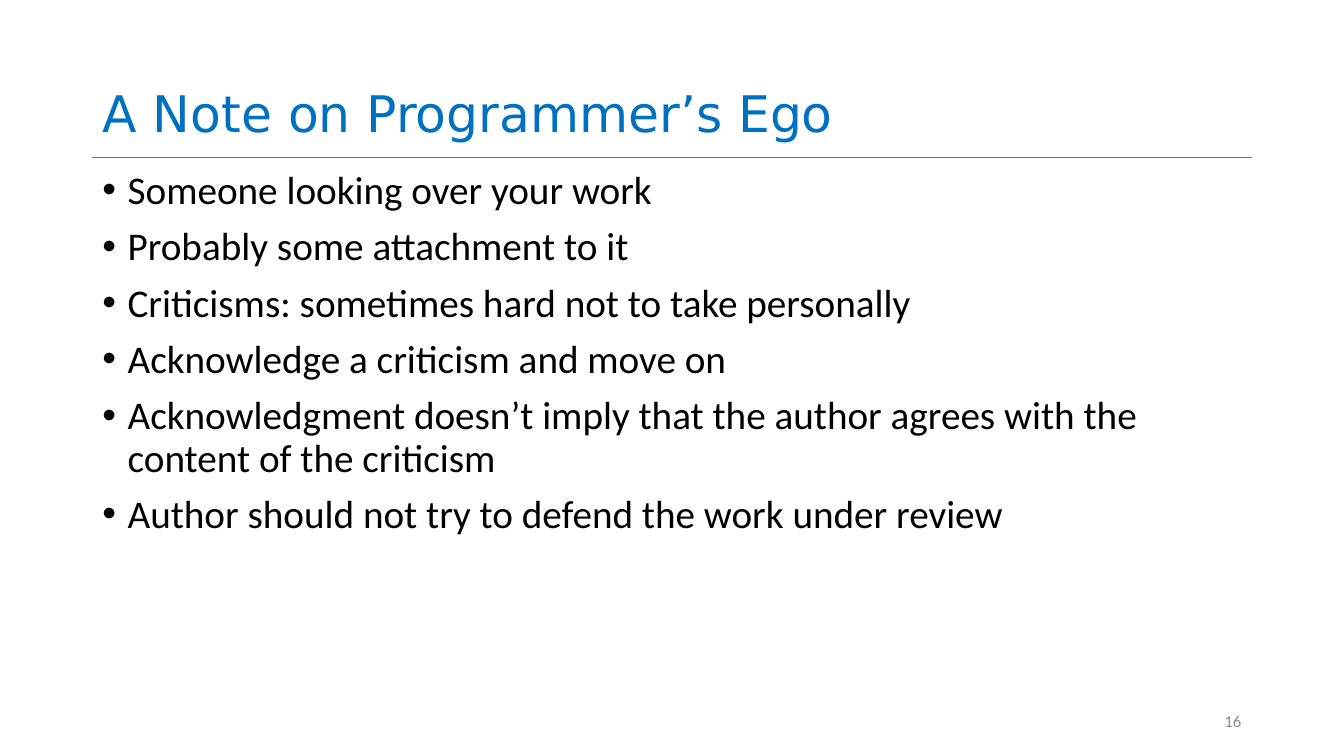
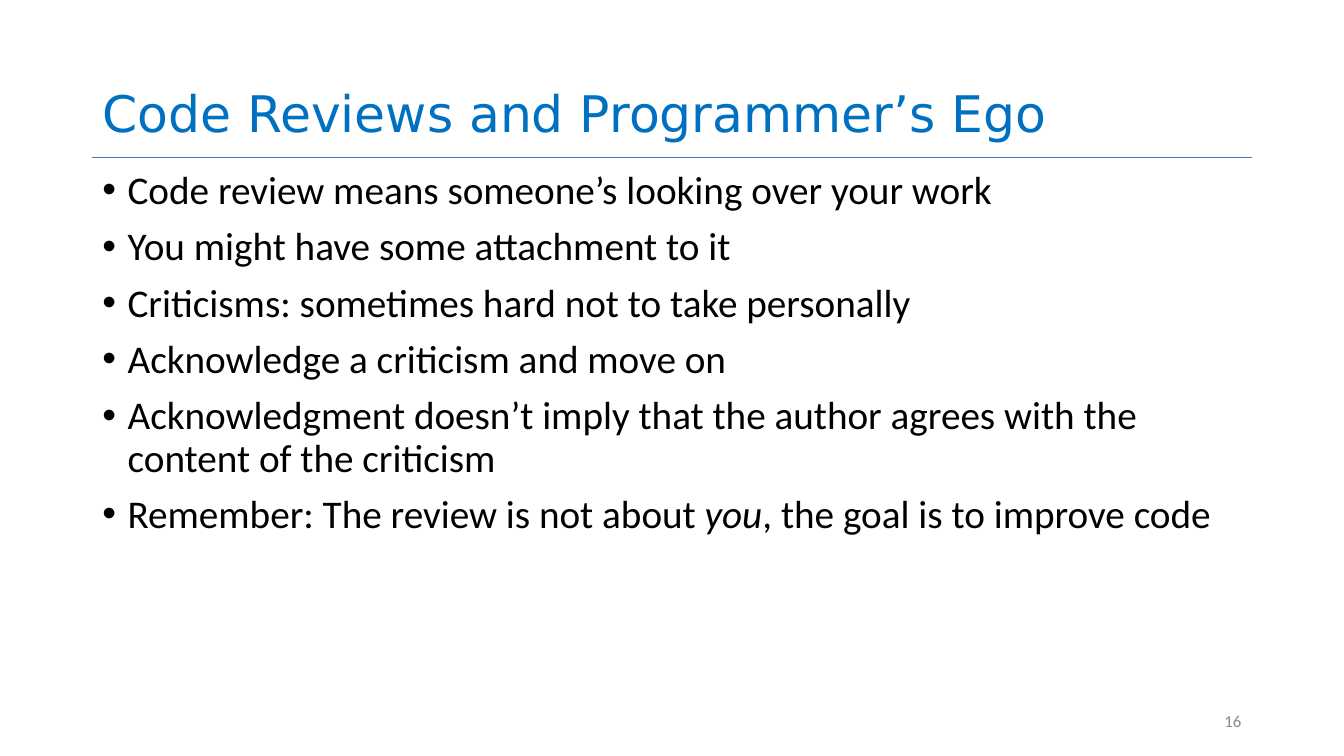
Before and after one commit to neu-se/CS4530-Spring-2022, a slide deck: slide 16 of Slides/Lesson 7.3 Code Reviews.pptx. Drawn at 1344x756 pixels with LibreOffice and Linux fonts; fonts in the diff are those of the drawing. Boxes give left, top, right and bottom in pixels: in the first picture for what was removed or moved away, otherwise in the second. Text is boxed around its words. In the diff, an @@ line names an element or a change of style, - is before the commit and + after.

Commit message:
7.3: reword a few slides, delete last slide

```diff
--- a/Slides/Lesson 7.3 Code Reviews.pptx
+++ b/Slides/Lesson 7.3 Code Reviews.pptx
@@ title at [102,93,1046,143]: text changed @@
-A Note on Programmer’s Ego
+Code Reviews and Programmer’s Ego
@@ text at [128,176,992,267]: text changed @@
-• Someone looking over your work
-• Probably some attachment to it
+• Code review means someone’s looking over your work
+• You might have some attachment to it
@@ text at [128,500,1211,535]: text changed @@
-• Author should not try to defend the work under review
+• Remember: The review is not about you, the goal is to improve code
```
Also in this commit, not shown: 1 slide removed, 1 other file.
